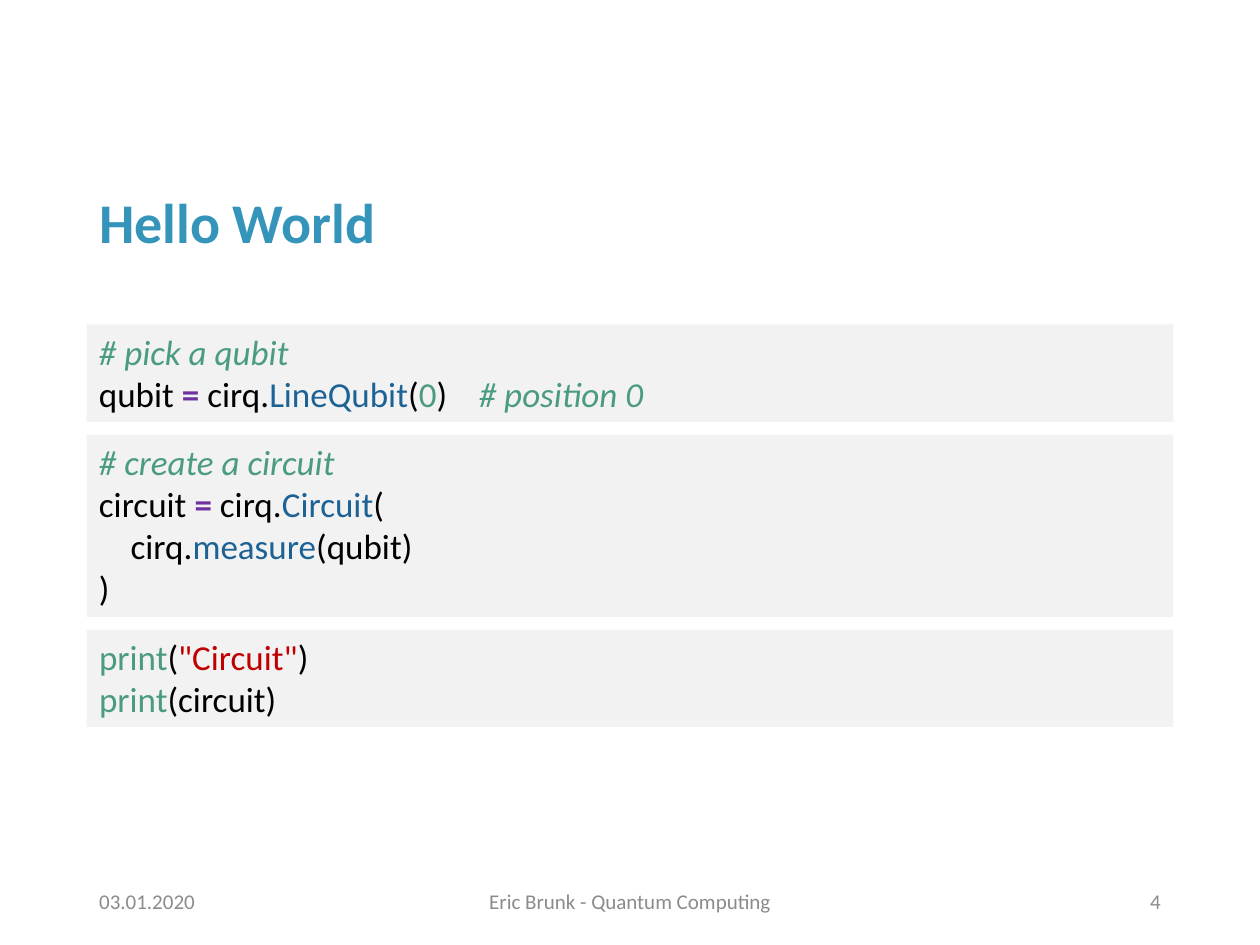
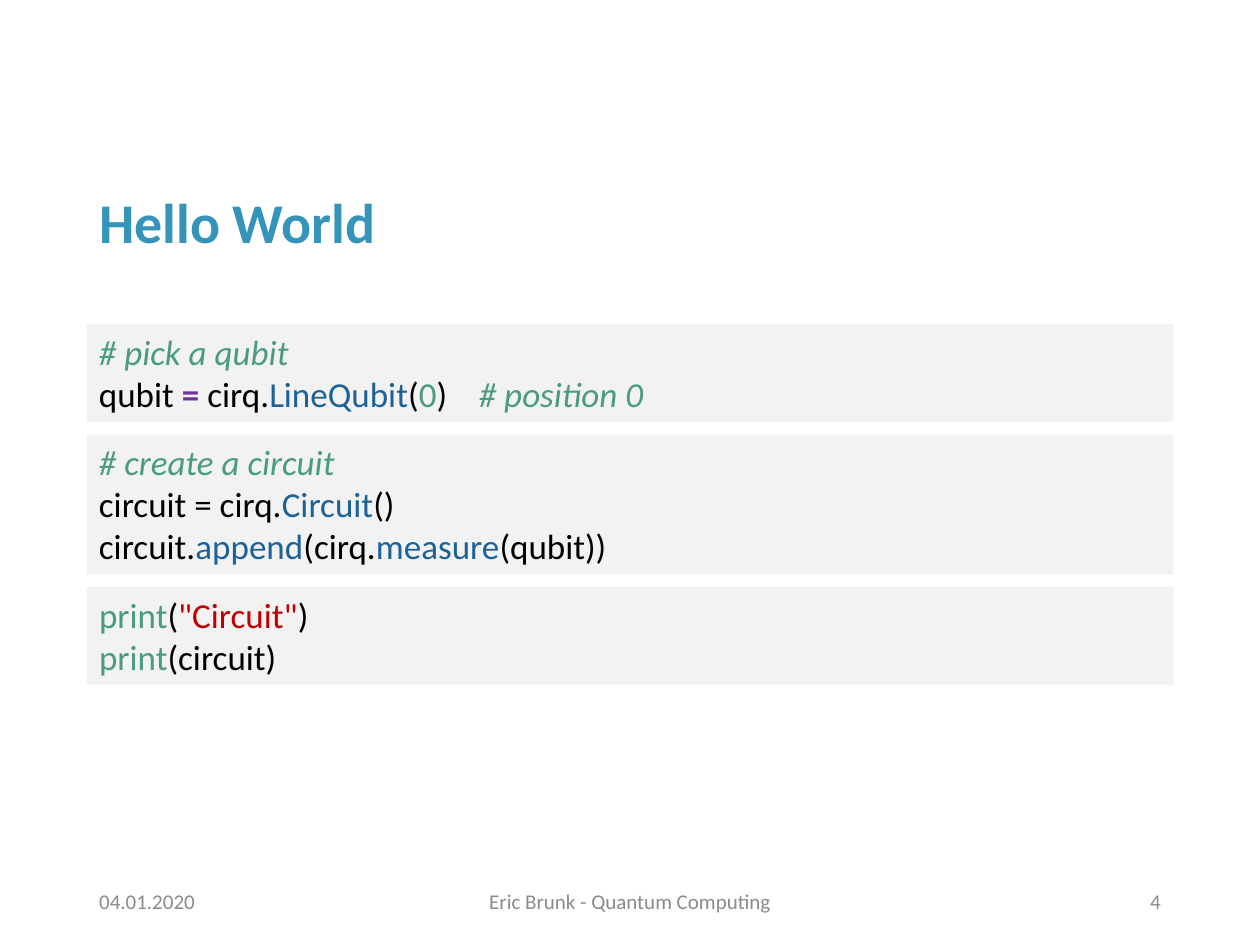
Before and after one commit to erxn91/quantum_computing, a slide deck: slide 4 of Präsentation.pptx. Drawn at 1260x945 pixels with LibreOffice and Linux fonts; fonts in the diff are those of the drawing; background and template pictures are left out. Boxes give left, top, right and bottom in pixels: in the first picture for what was removed or moved away, otherwise in the second. Text is boxed around its words. In the diff, an @@ line names an element or a change of style, - is before the commit and + after.

```diff
--- a/Präsentation.pptx
+++ b/Präsentation.pptx
@@ rectangle "# create a circuit": place and size @@
-rectangle "# create a circuit" at [87, 435, 1173, 617]
+rectangle "# create a circuit" at [87, 435, 1173, 575]
@@ text in rectangle at [99, 491, 606, 565]: text changed @@
-circuit = cirq.Circuit(
-cirq.measure(qubit)
-)
+circuit = cirq.Circuit()
+circuit.append(cirq.measure(qubit))
@@ rectangle "print("Circuit")": place and size @@
-rectangle "print("Circuit")" at [87, 630, 1173, 727]
+rectangle "print("Circuit")" at [87, 587, 1173, 684]
@@ text at [99, 895, 195, 909]: text changed @@
-03.01.2020
+04.01.2020
```
Also in this commit, not shown: 10 other slides changed, 2 slides added, 2 other files.
